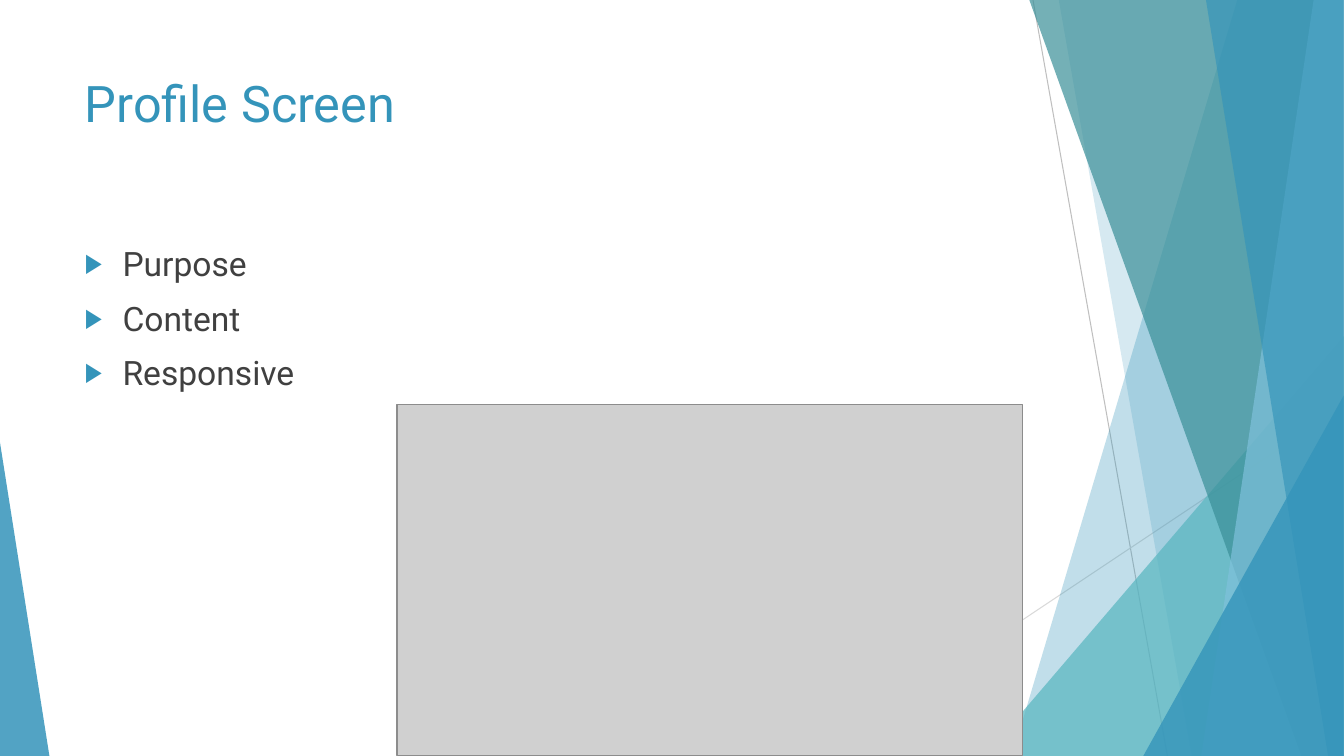
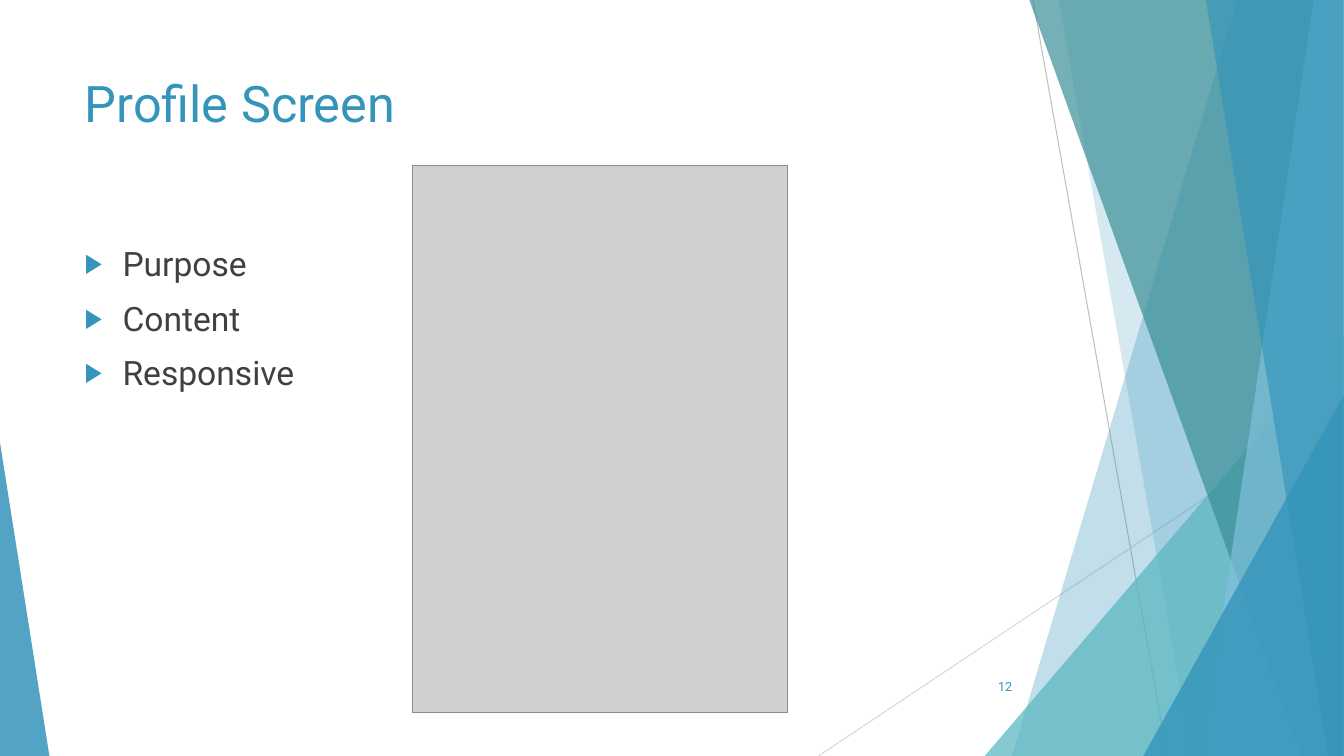
Before and after one commit to abhinaykhalatkar/smart_tv_ui, a slide deck: slide 12 of Assignment2/Smart_Tv.pptx. Drawn at 1344x756 pixels with LibreOffice and Linux fonts; fonts in the diff are those of the drawing; grey boxes stand for pictures. Boxes give left, top, right and bottom in pixels: in the first picture for what was removed or moved away, otherwise in the second. Text is boxed around its words. In the diff, an @@ line names an element or a change of style, - is before the commit and + after.

```diff
--- a/Assignment2/Smart_Tv.pptx
+++ b/Assignment2/Smart_Tv.pptx
@@ picture: place and size @@
-picture at box(397, 404, 1022, 756)
+picture at box(412, 166, 787, 714)
@@ page number added at box(998, 682, 1012, 691), 9 pt, text #3494BA @@
+12
```
Also in this commit, not shown: 1 other slide changed.
